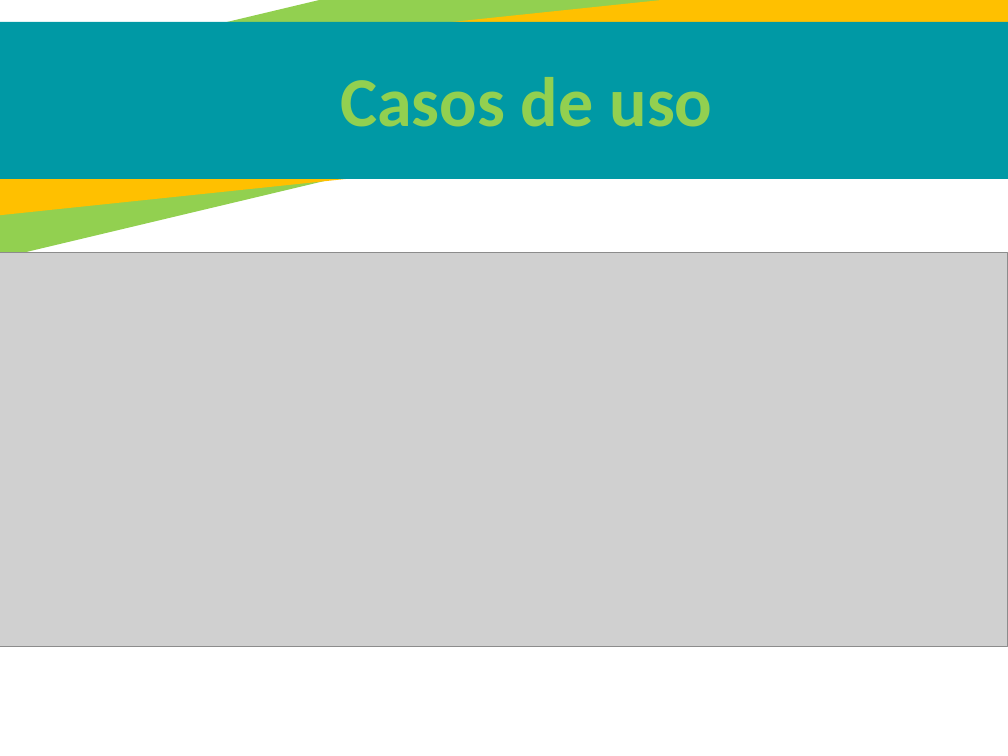
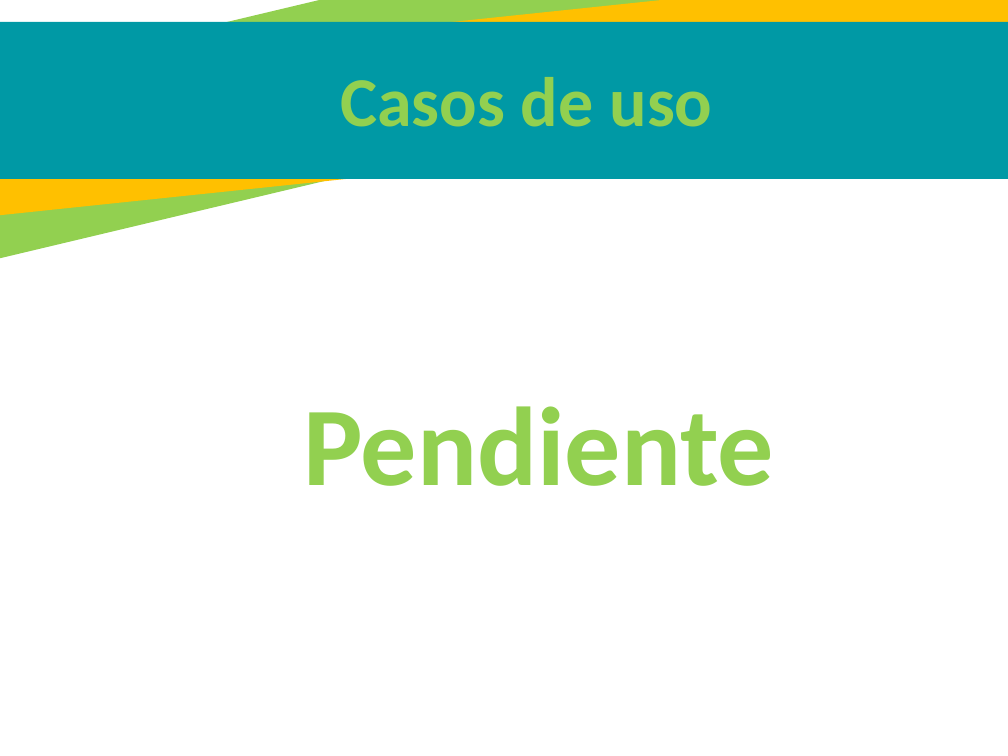
Before and after one commit to juannicolasvargas/SANF-solutions-helps, a slide deck: slide 24 of Sexto Trimestre/PresentacionV6 terminar- 1012.pptx. Drawn at 1008x756 pixels with LibreOffice and Linux fonts; fonts in the diff are those of the drawing; grey boxes stand for pictures. Boxes give left, top, right and bottom in pixels: in the first picture for what was removed or moved away, otherwise in the second. Text is boxed around its words. In the diff, an @@ line names an element or a change of style, - is before the commit and + after.

```diff
--- a/Sexto Trimestre/PresentacionV6 terminar- 1012.pptx
+++ b/Sexto Trimestre/PresentacionV6 terminar- 1012.pptx
@@ picture removed at (x1=0, y1=253, x2=1008, y2=647) @@
@@ text added at (x1=303, y1=406, x2=774, y2=486), 80 pt, text #92D050, bold @@
+Pendiente
```
Also in this commit, not shown: 3 other slides changed, 6 slides added, 6 slides removed.
